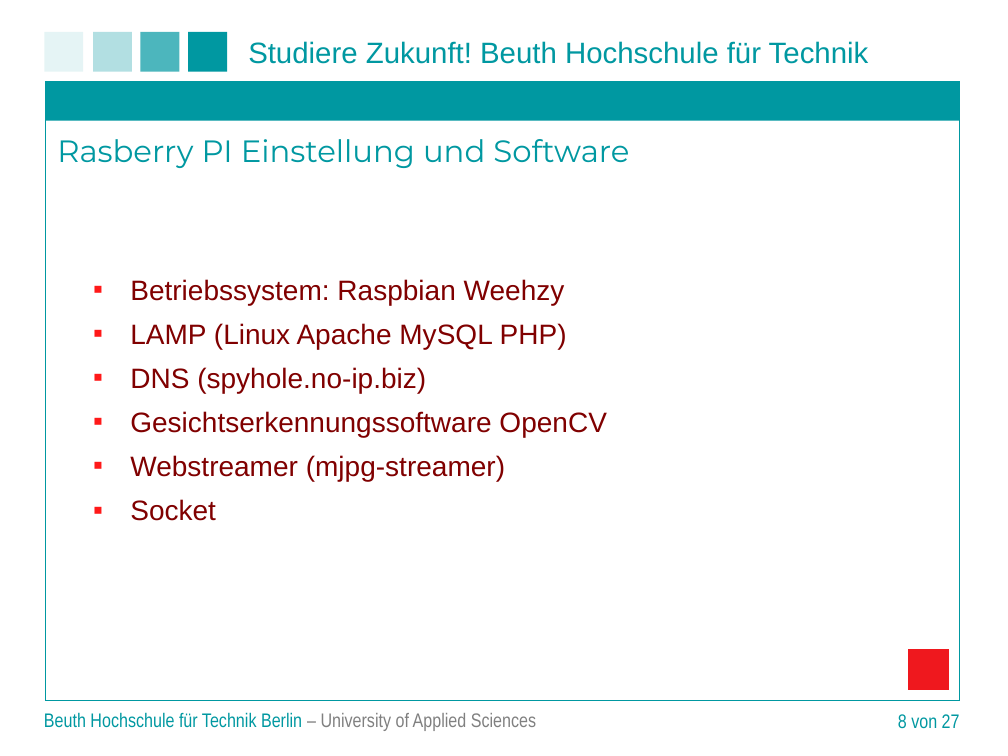
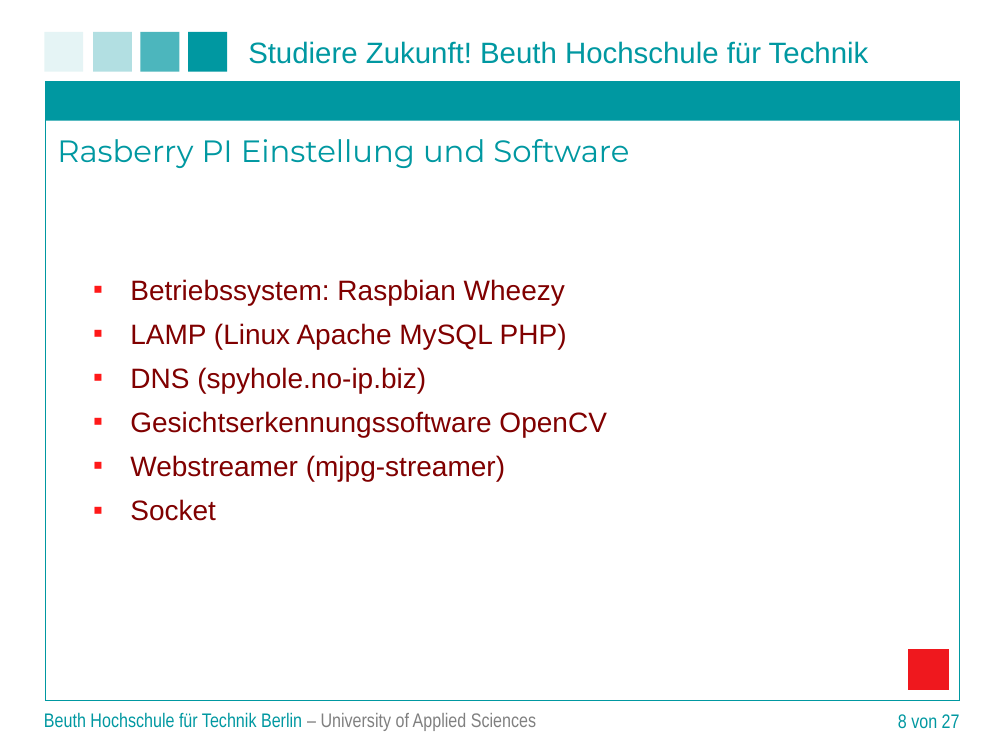
Before and after one commit to matt-han/TuerSpion, a slide deck: slide 8 of Projektpraesentation.ppt. Drawn at 1008x756 pixels with LibreOffice and Linux fonts; fonts in the diff are those of the drawing; background and template pictures are left out. Boxes give left, top, right and bottom in pixels: in the first picture for what was removed or moved away, otherwise in the second. Text is boxed around its words. In the diff, an @@ line names an element or a change of style, - is before the commit and + after.

```diff
--- a/Projektpraesentation.ppt
+++ b/Projektpraesentation.ppt
@@ text at (130,279,565,305): text changed @@
-▪ Betriebssystem: Raspbian Weehzy
+▪ Betriebssystem: Raspbian Wheezy
```
Also in this commit, not shown: 5 other slides changed.
